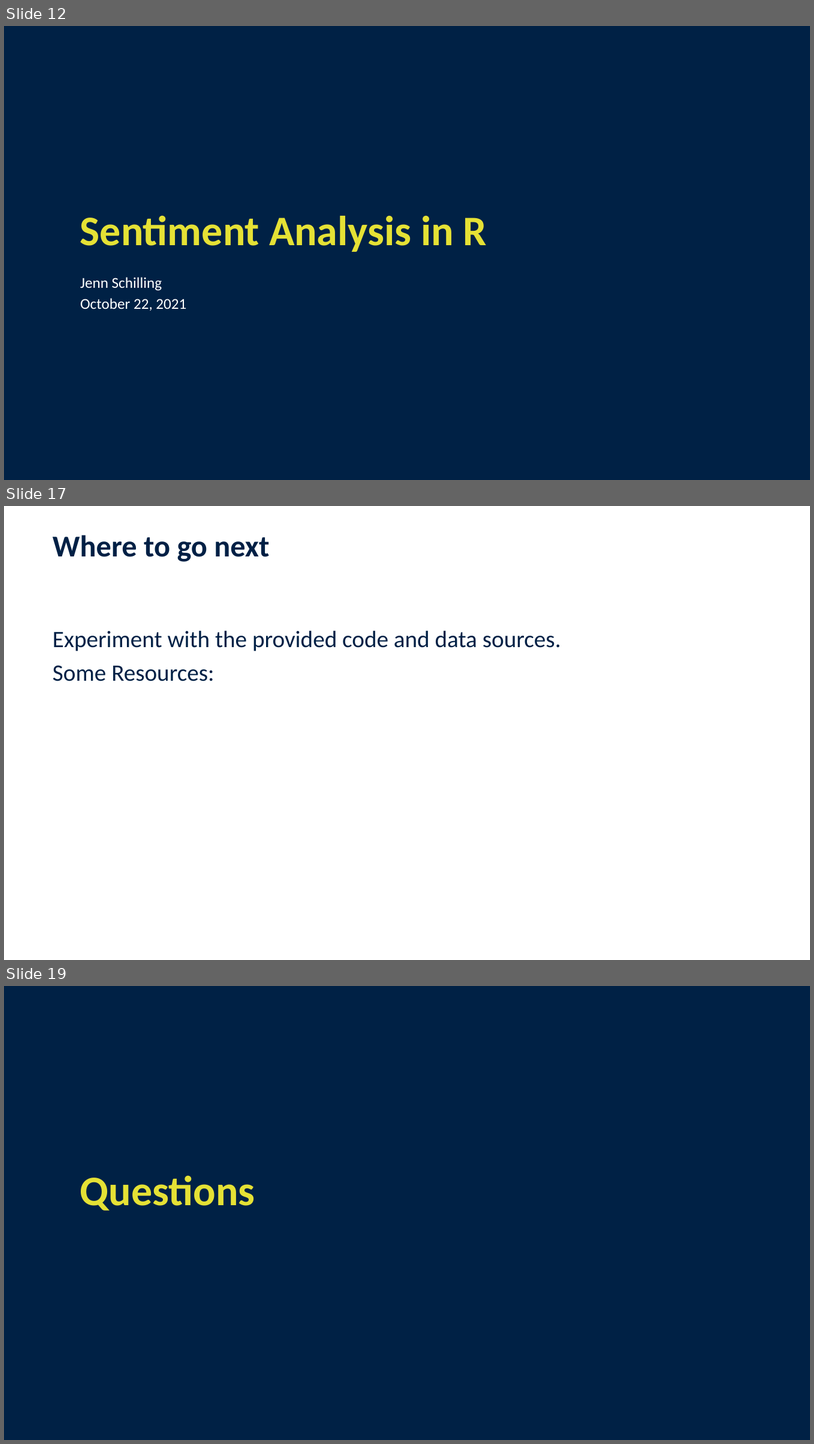
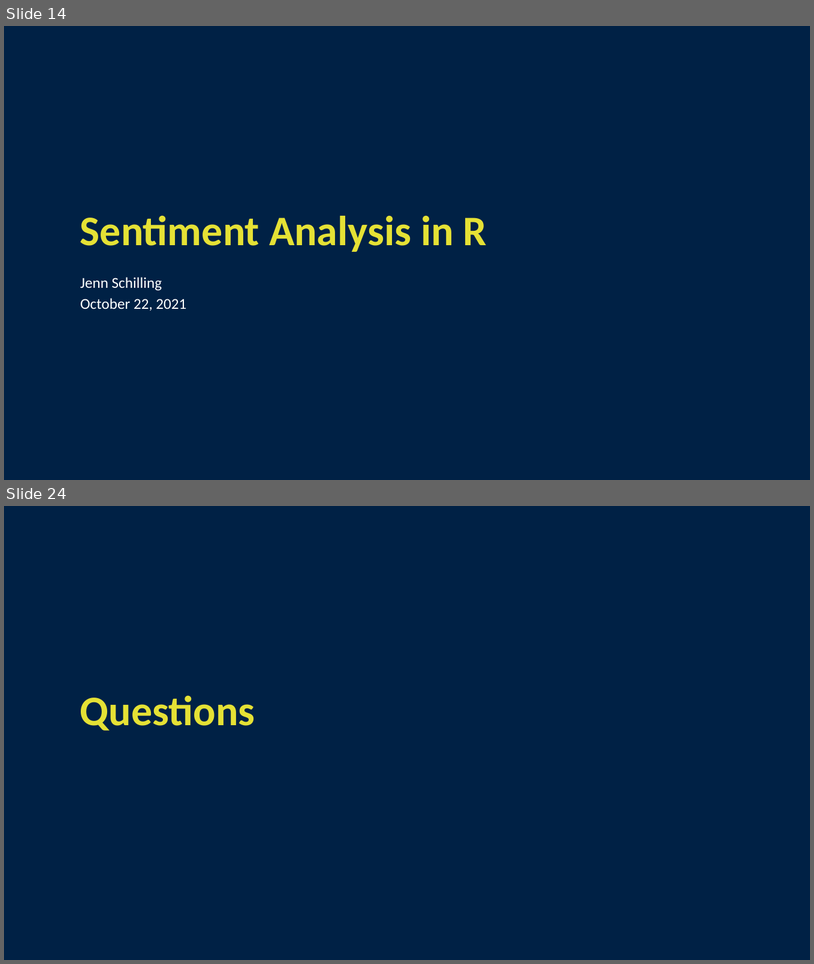
Before and after one commit to jennschilling/sentiment-analysis-in-R, a slide deck: slides/Sentiment Analysis in R.pptx. Shown one above the other, each under a label of ours: slides 12, 17 and 19 before the commit, slides 14 and 24 after it; the slides between them are not shown. The pictures are 814x1444 and 814x964 pixels, drawn with LibreOffice and Linux fonts; fonts in the diff are those of the drawing; background and template pictures are left out. Boxes give left, top, right and bottom in pixels: in the first picture for what was removed or moved away, otherwise in the second. Text is boxed around its words. In the diff, an @@ line names an element or a change of style, - is before the commit and + after.

```diff
--- a/slides/Sentiment Analysis in R.pptx
+++ b/slides/Sentiment Analysis in R.pptx
@@ slide 17 removed at [4,506,810,960], background #FFFFFF @@
@@ title removed at [53,535,269,562] @@
-Where to go next
@@ text removed at [53,630,561,681] @@
-Experiment with the provided code and data sources.
-Some Resources:
@@ what was slide 12 is now slide 14 @@
@@ what was slide 19 is now slide 24 @@
```
Also in this commit, not shown: 7 slides changed, 8 slides added, 2 other slides removed.
